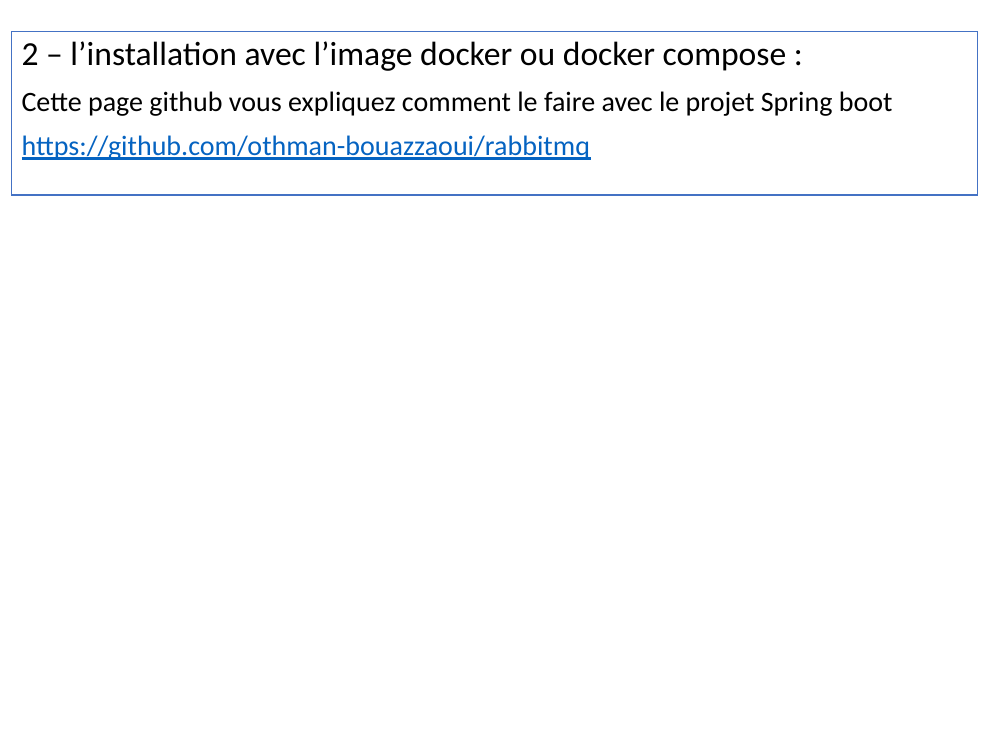
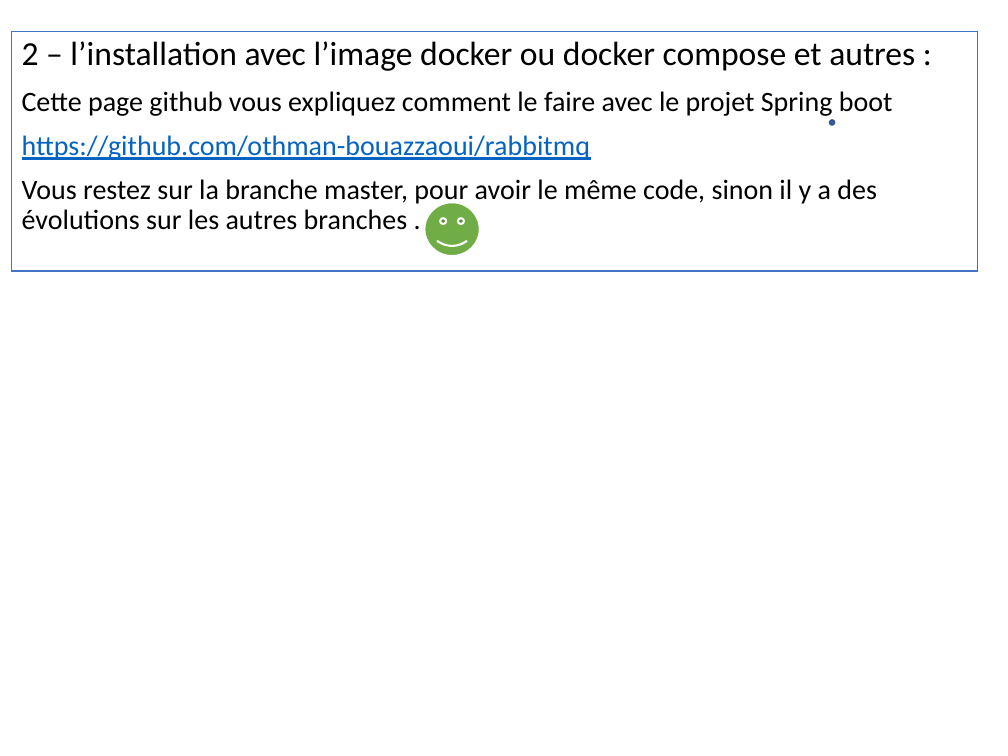
Before and after one commit to othman-bouazzaoui/rabbitmq, a slide deck: slide 17 of documentation/Rabbit-MQ.pptx. Drawn at 1008x756 pixels with LibreOffice and Linux fonts; fonts in the diff are those of the drawing. Boxes give left, top, right and bottom in pixels: in the first picture for what was removed or moved away, otherwise in the second. Text is boxed around its words. In the diff, an @@ line names an element or a change of style, - is before the commit and + after.

```diff
--- a/documentation/Rabbit-MQ.pptx
+++ b/documentation/Rabbit-MQ.pptx
@@ rectangle "2 – l’installation avec l’image ...": place and size @@
-rectangle "2 – l’installation avec l’image ..." at [11, 31, 977, 195]
+rectangle "2 – l’installation avec l’image ..." at [11, 31, 977, 271]
@@ text in rectangle at [22, 41, 915, 71]: text changed @@
-2 – l’installation avec l’image docker ou docker compose :
+2 – l’installation avec l’image docker ou docker compose et autres :
@@ smiley face added at [830, 120, 835, 125], fill #4472C4, outline #325491 1 pt @@
@@ text in rectangle at [22, 179, 877, 230]: paragraph added @@
+Vous restez sur la branche master, pour avoir le même code, sinon il y a des évolutions sur les autres branches .
@@ smiley face added at [424, 203, 480, 256], fill #70AD47, outline #FFFFFF 1.5 pt @@
```
Also in this commit, not shown: 11 other slides changed, 2 other files.
